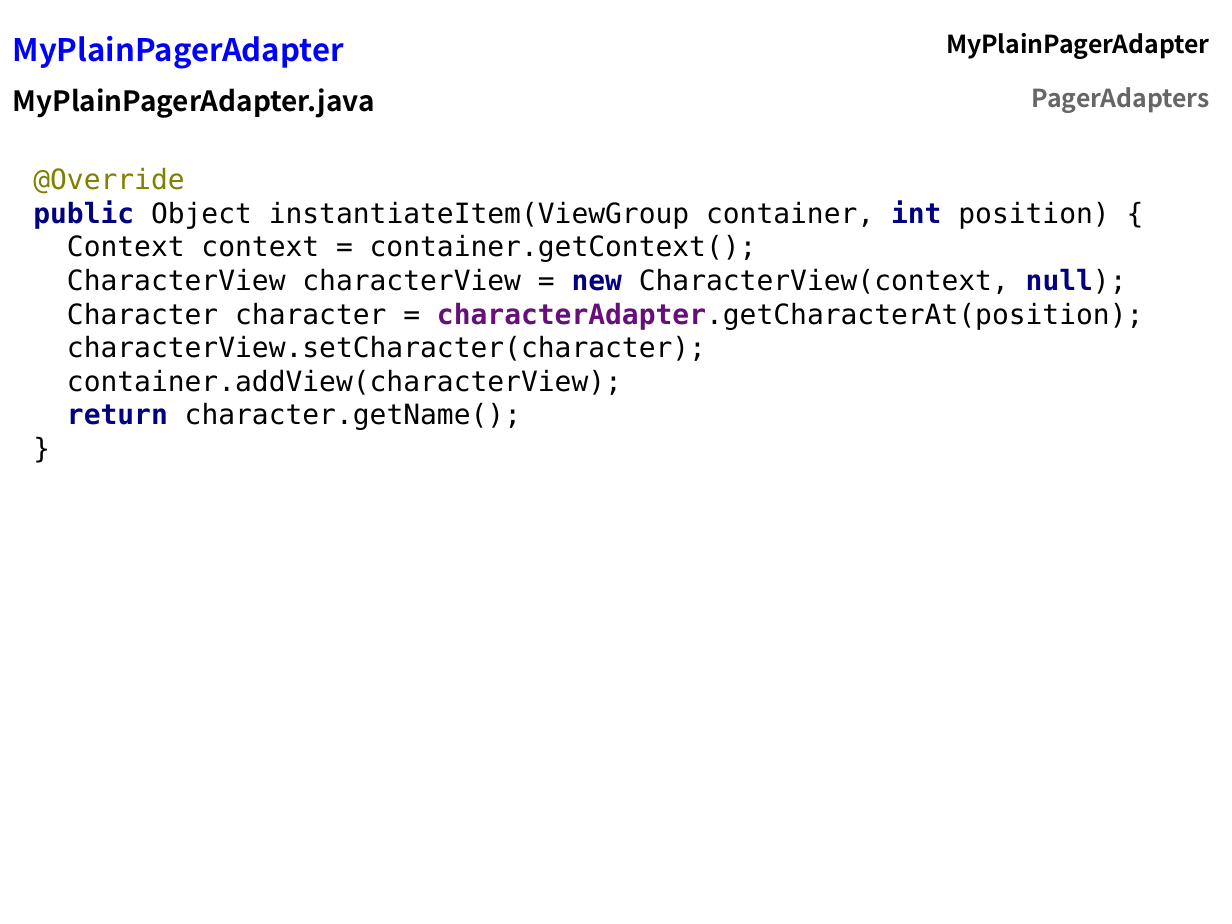
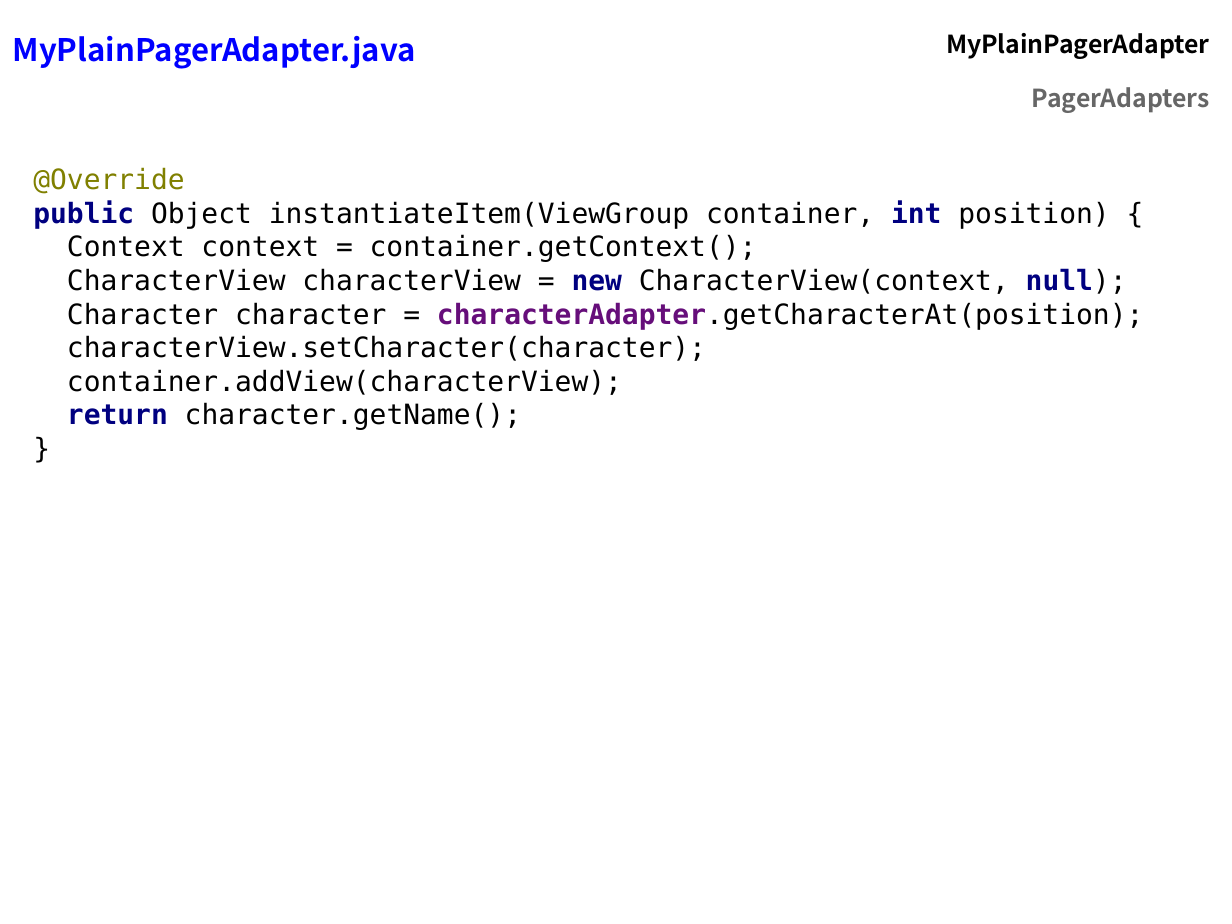
Before and after one commit to flocela/PagerAdaptersHandouts, a slide deck: slide 28 of PagerAdapterPresentation.odp (slide 24 before the commit). Drawn at 1232x924 pixels with LibreOffice and Linux fonts; fonts in the diff are those of the drawing. Boxes give left, top, right and bottom in pixels: in the first picture for what was removed or moved away, otherwise in the second. Text is boxed around its words. In the diff, an @@ line names an element or a change of style, - is before the commit and + after.

```diff
--- a/PagerAdapterPresentation.odp
+++ b/PagerAdapterPresentation.odp
@@ table at [1, 19, 1221, 117] @@
-row 1, column 1: MyPlainPagerAdapter
+row 1, column 1: MyPlainPagerAdapter.java
-row 2, column 1: MyPlainPagerAdapter.java
+row 2, column 1: 
```
Also in this commit, not shown: 31 other slides changed, 10 slides added, 3 slides removed, 11 other files.
